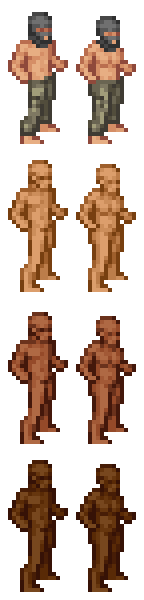
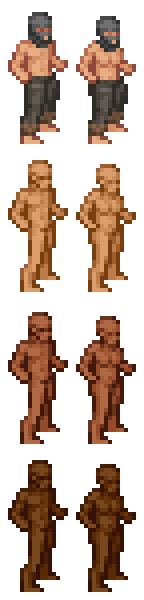
Before/after of a (144, 600) layered artwork. What changed in the layer stack:
added layer "pants_fur" above "skipants" over box(20, 72, 128, 136)
added layer "skipants" above "pants_leather" over box(20, 72, 128, 136)
hid "cargo pants" over box(20, 72, 124, 136)
